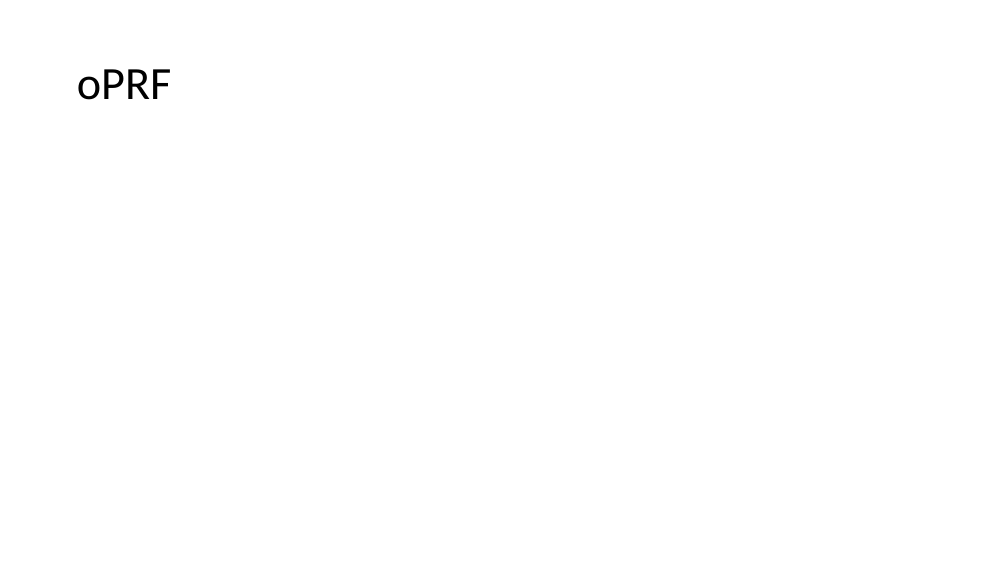
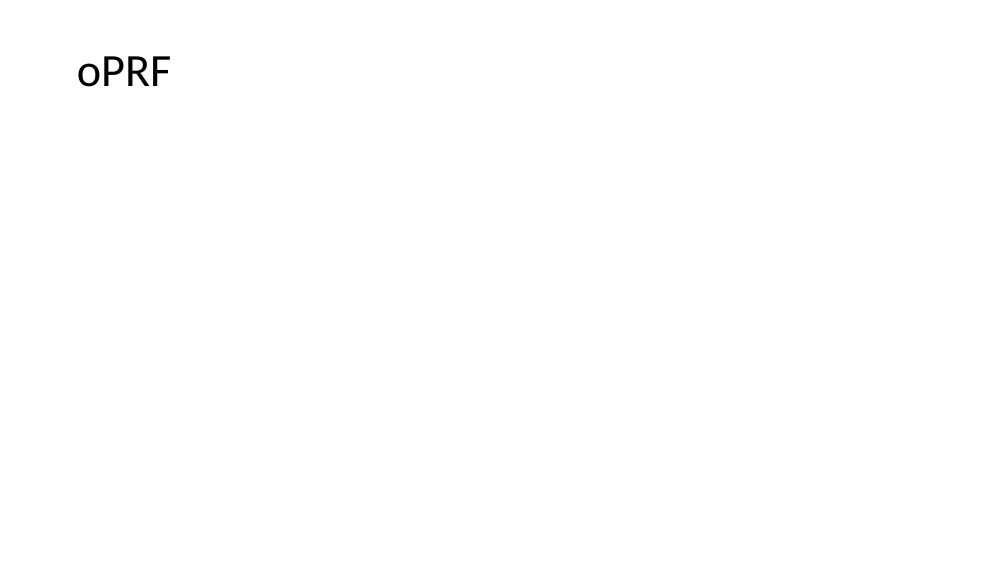
Before and after one commit to wewakesharma/PseudoRandomFunction, a slide deck: slide 3 of Documents/writeup/paper/images/imageslide.pptx. Drawn at 1008x567 pixels with LibreOffice and Linux fonts; fonts in the diff are those of the drawing; grey boxes stand for pictures. Boxes give left, top, right and bottom in pixels: in the first picture for what was removed or moved away, otherwise in the second. Text is boxed around its words. In the diff, an @@ line names an element or a change of style, - is before the commit and + after.

```diff
--- a/Documents/writeup/paper/images/imageslide.pptx
+++ b/Documents/writeup/paper/images/imageslide.pptx
@@ title "oPRF": place and size @@
-title "oPRF" at box(77, 69, 171, 100)
+title "oPRF" at box(77, 56, 171, 87)
```
Also in this commit, not shown: 2 other slides changed, 9 other files.
